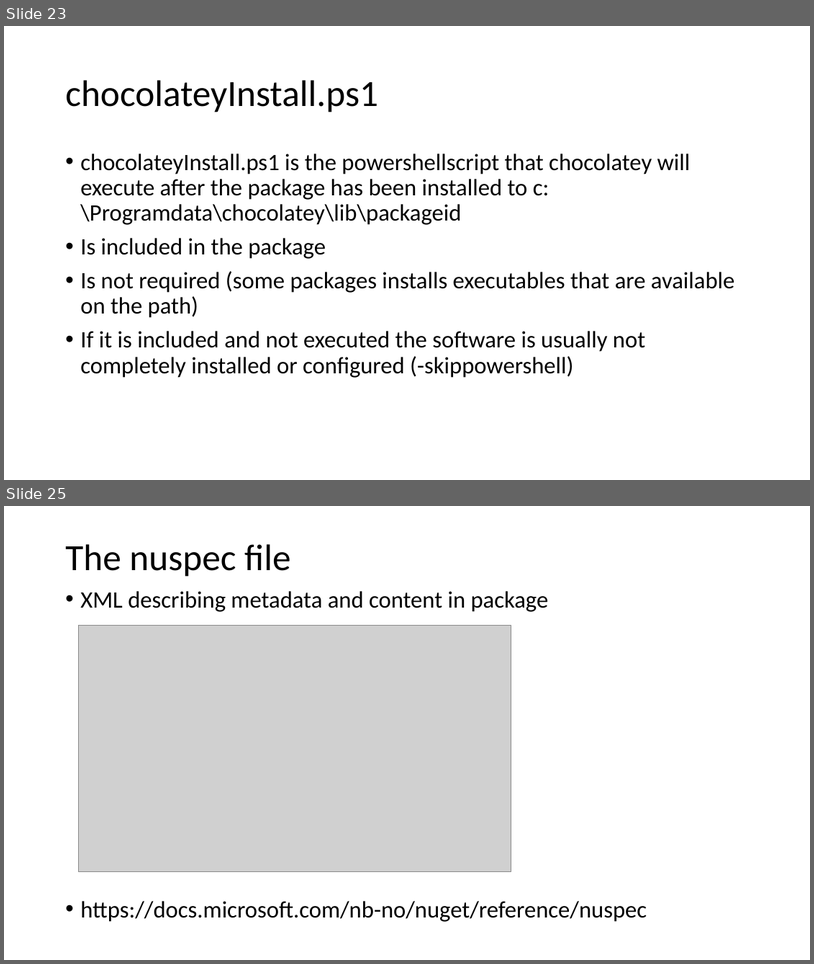
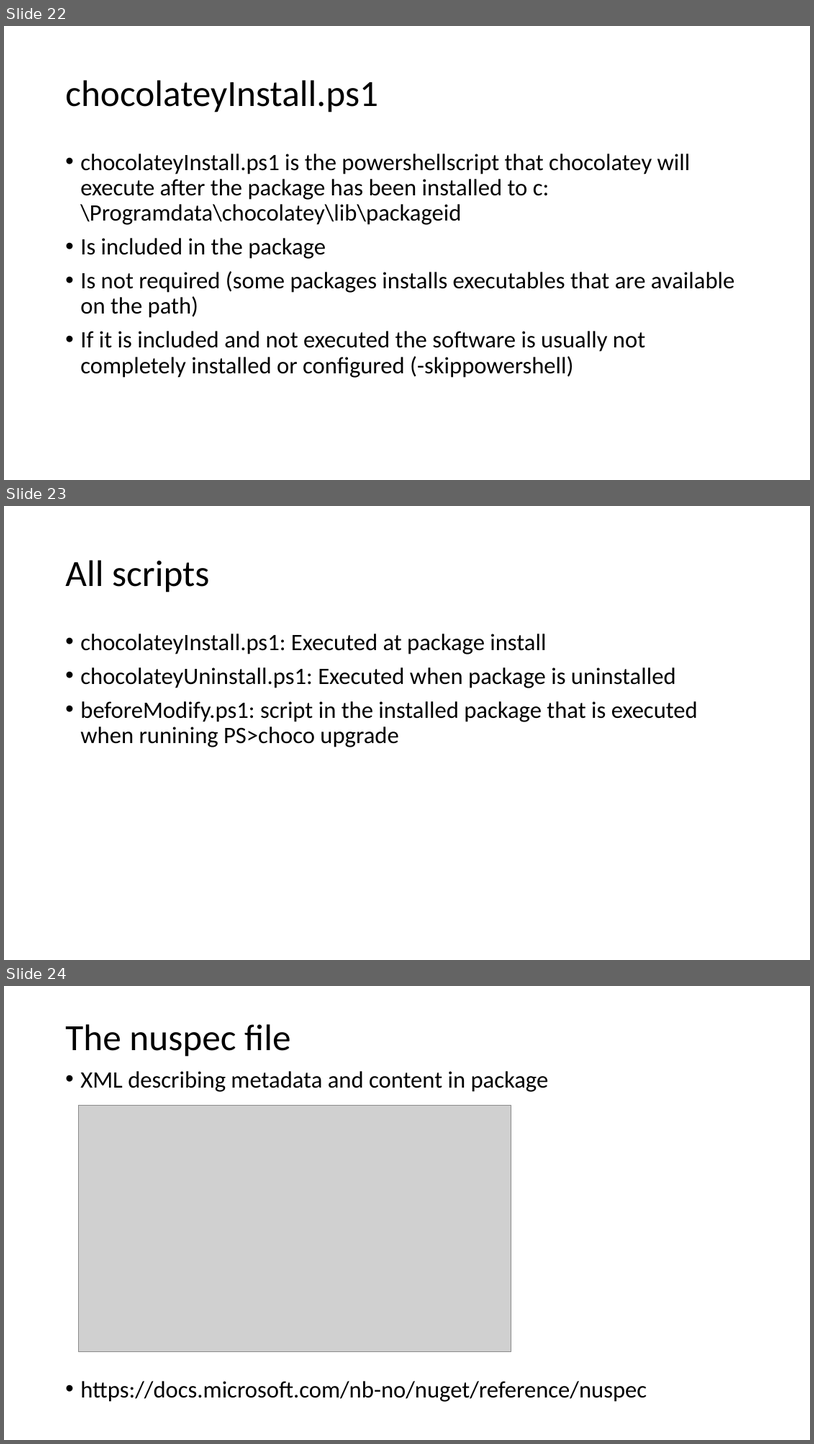
Before and after one commit to DIPSAS/InstallationTech, a slide deck: docs/InstallationCourse.pptx. Shown one above the other, each under a label of ours: slides 23 and 25 before the commit, slides 22, 23 and 24 after it; the slides between them are not shown. The pictures are 814x964 and 814x1444 pixels, drawn with LibreOffice and Linux fonts; fonts in the diff are those of the drawing; grey boxes stand for pictures. Boxes give left, top, right and bottom in pixels: in the first picture for what was removed or moved away, otherwise in the second. Text is boxed around its words. In the diff, an @@ line names an element or a change of style, - is before the commit and + after.

```diff
--- a/docs/InstallationCourse.pptx
+++ b/docs/InstallationCourse.pptx
@@ slide 23 added at bbox=[4, 506, 810, 960], background #FFFFFF @@
@@ title added at bbox=[65, 560, 209, 592], 44 pt, text #000000 @@
+All scripts
@@ text added at bbox=[80, 633, 698, 747], 28 pt, text #000000 @@
+• chocolateyInstall.ps1: Executed at package install
+• chocolateyUninstall.ps1: Executed when package is uninstalled
+• beforeModify.ps1: script in the installed package that is executed when runining PS>choco upgrade
@@ what was slide 23 is now slide 22 @@
@@ what was slide 25 is now slide 24 @@
```
Also in this commit, not shown: 7 slides changed, 1 other slide added.
